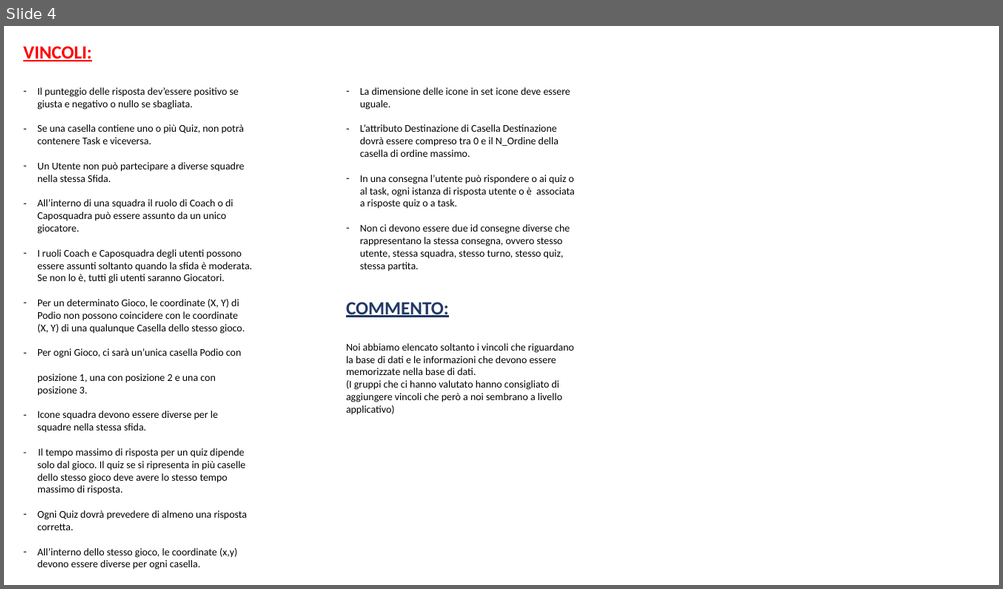
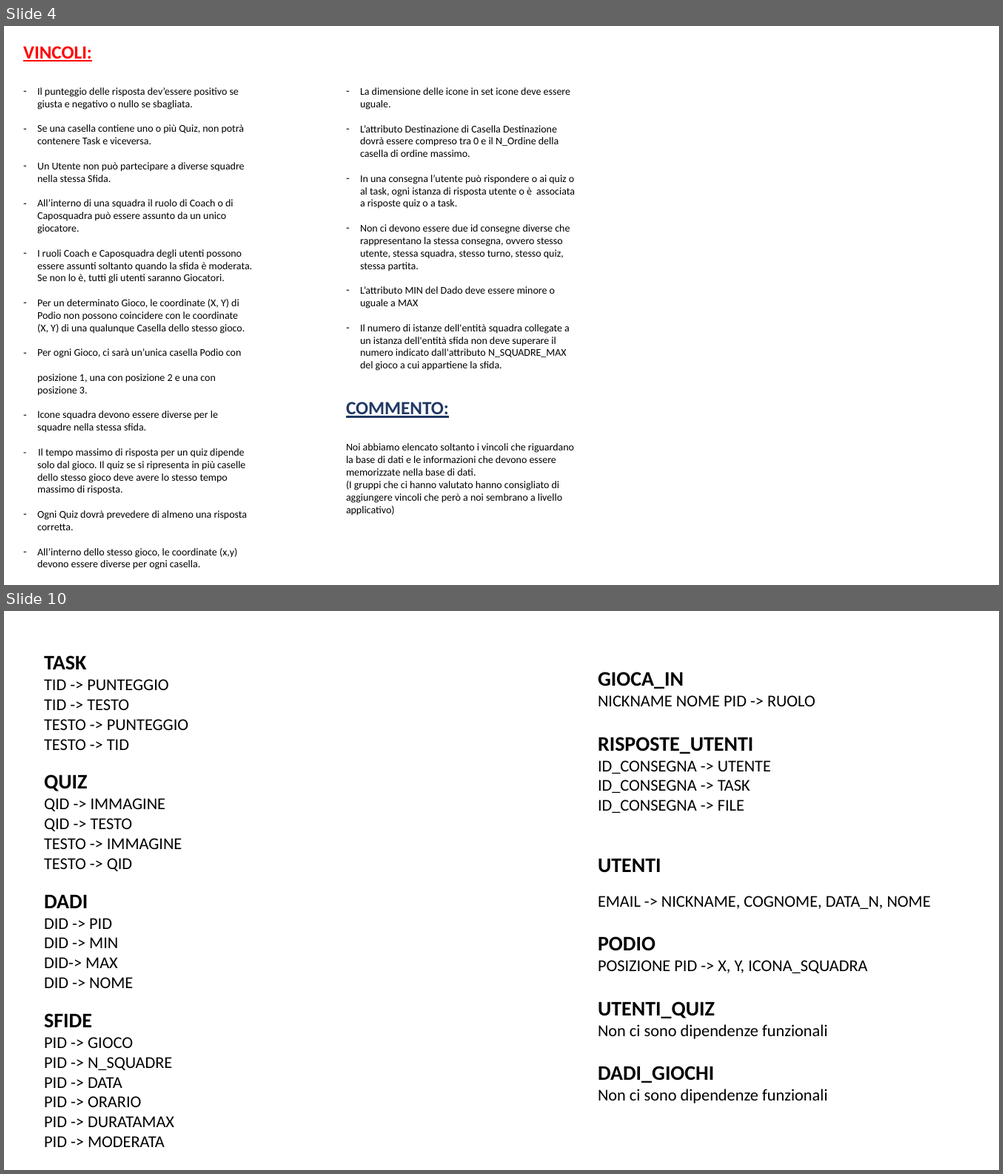
Before and after one commit to DavideGit-cs/BD_Progetto_Gruppo11, a slide deck: Vincoli_Domini_BDProgetto_finale.pptx. Shown one above the other, each under a label of ours: slide 4 before the commit, slides 4 and 10 after it; the slides between them are not shown. The pictures are 1003x589 and 1003x1174 pixels, drawn with LibreOffice and Linux fonts; fonts in the diff are those of the drawing. Boxes give left, top, right and bottom in pixels: in the first picture for what was removed or moved away, otherwise in the second. Text is boxed around its words. In the diff, an @@ line names an element or a change of style, - is before the commit and + after.

```diff
--- a/Vincoli_Domini_BDProgetto_finale.pptx
+++ b/Vincoli_Domini_BDProgetto_finale.pptx
@@ slide 10 added at (4,611,999,1170), background #FFFFFF @@
@@ text added at (44,655,188,1147), 16 pt, text #000000 @@
+TASK
+TID -> PUNTEGGIO
+TID -> TESTO
+TESTO -> PUNTEGGIO
+TESTO -> TID
+QUIZ
+QID -> IMMAGINE
+QID -> TESTO
+TESTO -> IMMAGINE
+TESTO -> QID
+DADI
+DID -> PID
+DID -> MIN
+DID-> MAX
+DID -> NOME
+SFIDE
+PID -> GIOCO
+PID -> N_SQUADRE
+PID -> DATA
+PID -> ORARIO
+PID -> DURATAMAX
+PID -> MODERATA
@@ text added at (597,672,930,1104), 16 pt, text #000000 @@
+GIOCA_IN
+NICKNAME NOME PID -> RUOLO
+RISPOSTE_UTENTI
+ID_CONSEGNA -> UTENTE
+ID_CONSEGNA -> TASK
+ID_CONSEGNA -> FILE
+UTENTI
+EMAIL -> NICKNAME, COGNOME, DATA_N, NOME
+PODIO
+POSIZIONE PID -> X, Y, ICONA_SQUADRA
+UTENTI_QUIZ
+Non ci sono dipendenze funzionali
+DADI_GIOCHI
+Non ci sono dipendenze funzionali
@@ slide 4 changed as well @@
@@ text at (360,286,569,371): paragraphs added @@
+– L’attributo MIN del Dado deve essere minore o uguale a MAX
+– Il numero di istanze dell'entità squadra collegate a un istanza dell'entità sfida non deve superare il numero indicato dall'attributo N_SQUADRE_MAX del gioco a cui appartiene la sfida.
@@ text "COMMENTO:": place and size @@
-text "COMMENTO:" at (346,302,574,415)
+text "COMMENTO:" at (346,402,574,516)
```
Also in this commit, not shown: 2 other slides changed, 14 other slides added, 1 slide removed, 1 other file.
